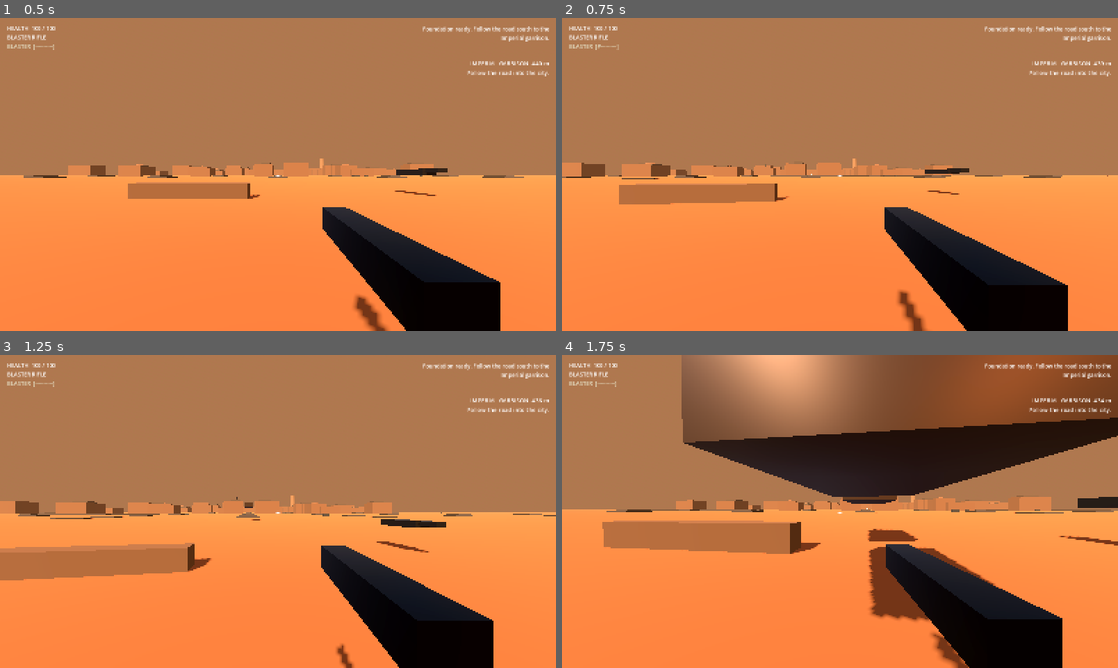
Above: before the commit, frames 1-4 (two rows, left to right).
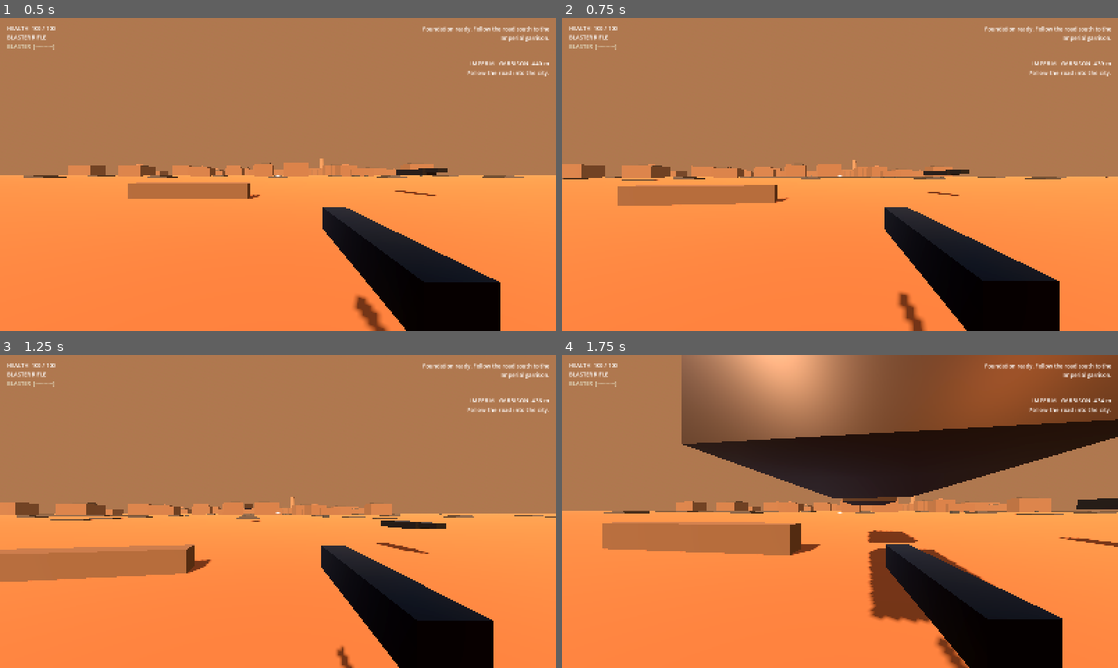
Above: after the commit, the same moments.

Repository: Deputy1389/far-horizon
Game: Godot game, scene res://game/scenes/main.tscn
The game is run twice, just before and just after one commit, with the same random seed, the same clock (stepped at 60 frames per second) and the same inputs.
Inputs (mouse positions are in pixels of both pictures, inside the frame that each line leads up to):
- Up to frame 1 (0.5 s): no input
- Up to frame 2 (0.75 s): tap Enter at 0.5 s; move the mouse to (867, 174) at 0.52 s; hold W (move_forward) from 0.53 s (still down); hold R (vent, bound only after the commit) from 0.53 s (still down); click (867, 174) at 0.67 s
- Up to frame 3 (1.25 s): keep holding W (move_forward); keep holding R (vent, bound only after the commit); tap Space (jump) at 0.77 s
- Up to frame 4 (1.75 s): keep holding W (move_forward); move the mouse to (812, 511) at 1.27 s; release R (vent, bound only after the commit) at 1.28 s; right-click (812, 511) at 1.35 s; tap Space (jump) at 1.52 s; tap R (vent, bound only after the commit) at 1.55 s

Frame 1 is identical in both runs. In frame 2, 2.1% of the frame differs, in the area x 0-100%, y 8-100%; in frame 3, 2.0%; in frame 4, 3.3%, in the area x 0-100%, y 20-100%.

Commit message:
input: bind R to blaster venting

Diff:
--- a/game/scripts/main.gd
+++ b/game/scripts/main.gd
@@ -200,6 +200,7 @@
 	_bind_key("crouch", KEY_C)
 	_bind_key("prone", KEY_Z)
 	_bind_key("interact", KEY_E)
+	_bind_key("vent", KEY_R)
 	_bind_key("weapon_1", KEY_1)
 	_bind_key("weapon_2", KEY_2)
 	_bind_key("pause_mouse", KEY_ESCAPE)
